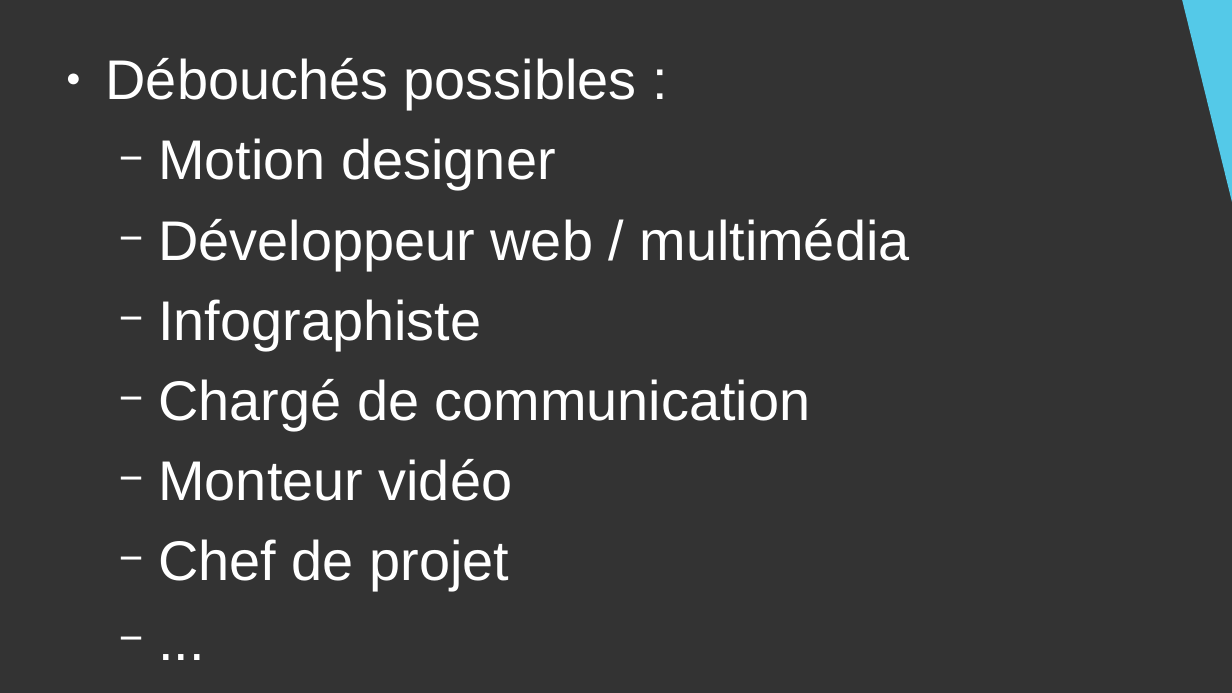
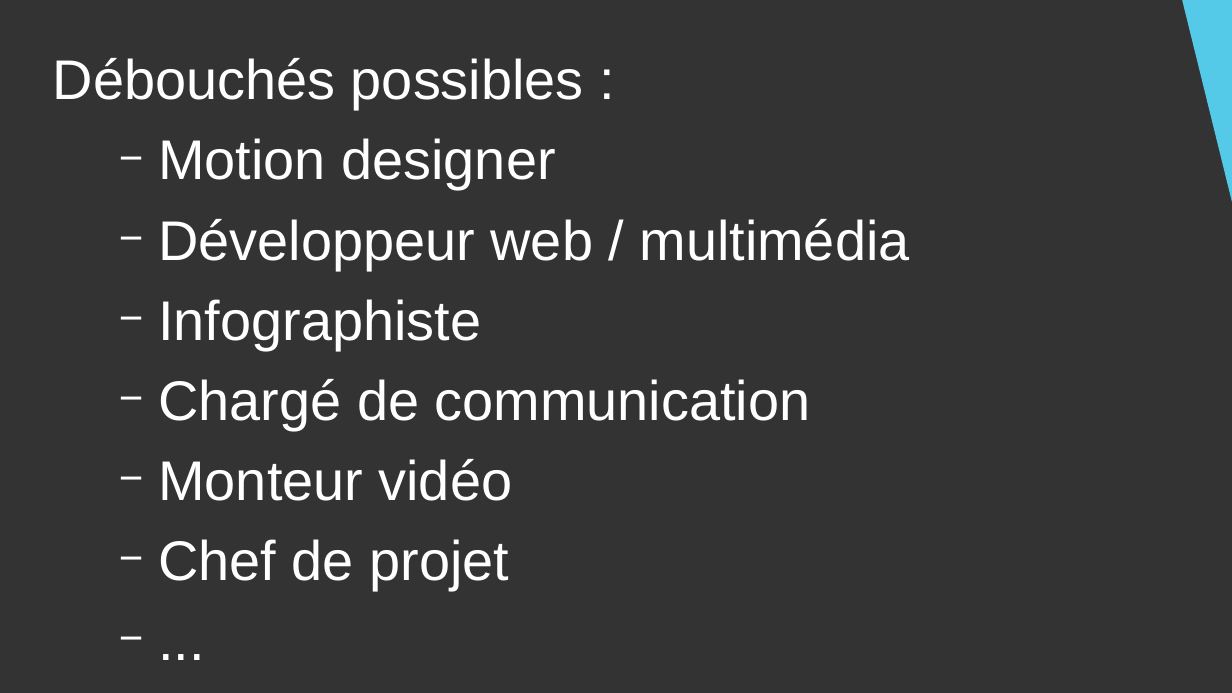
Before and after one commit to DanYellow/cours, a slide deck: slide 16 of presentation-formation-mmi/presentation.odp (slide 8 before the commit). Drawn at 1232x693 pixels with LibreOffice and Linux fonts; fonts in the diff are those of the drawing. Boxes give left, top, right and bottom in pixels: in the first picture for what was removed or moved away, otherwise in the second. Text is boxed around its words. In the diff, an @@ line names an element or a change of style, - is before the commit and + after.

```diff
--- a/presentation-formation-mmi/presentation.odp
+++ b/presentation-formation-mmi/presentation.odp
@@ text at (53, 58, 584, 109): bullet ● to none @@
```
Also in this commit, not shown: 6 other slides changed, 6 other files.
